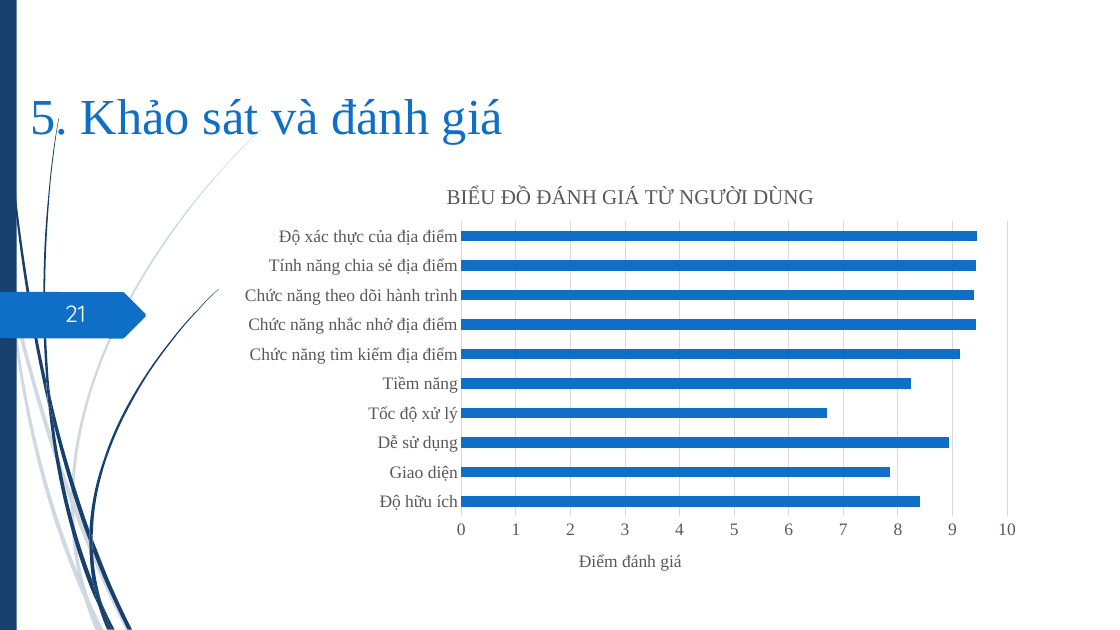
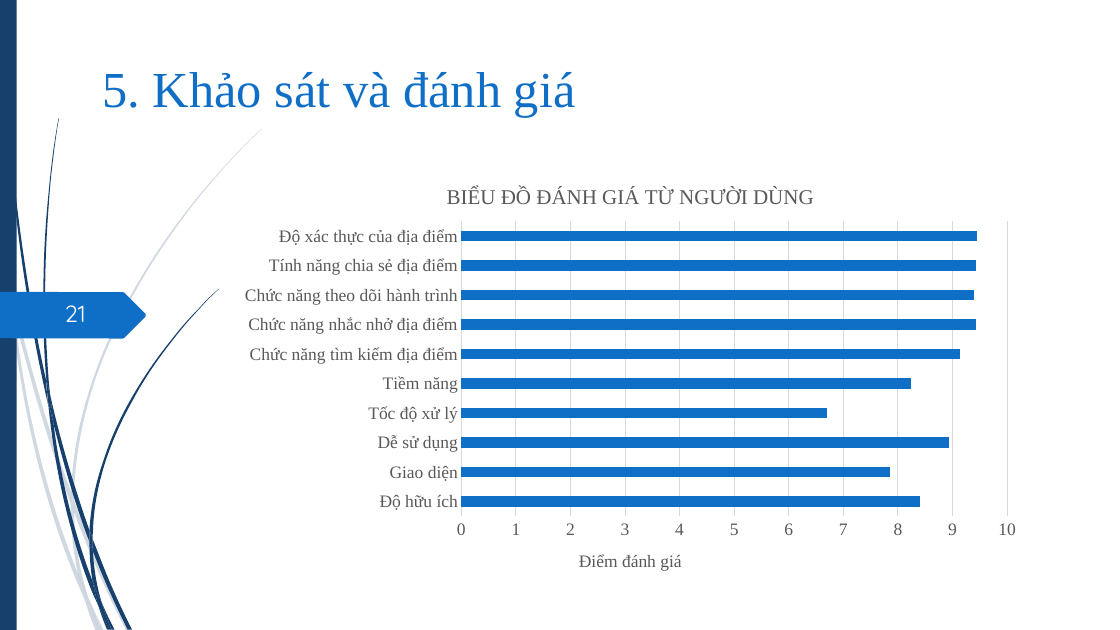
Before and after one commit to hvngoc/Presentation, a slide deck: slide 21 of slide 2.pptx. Drawn at 1120x630 pixels with LibreOffice and Linux fonts; fonts in the diff are those of the drawing. Boxes give left, top, right and bottom in pixels: in the first picture for what was removed or moved away, otherwise in the second. Text is boxed around its words. In the diff, an @@ line names an element or a change of style, - is before the commit and + after.

```diff
--- a/slide 2.pptx
+++ b/slide 2.pptx
@@ title "5. Khảo sát và đánh ..." moved from (x1=31, y1=99, x2=503, y2=144) to (x1=103, y1=72, x2=575, y2=118) @@
```
Also in this commit, not shown: 15 other slides changed.
